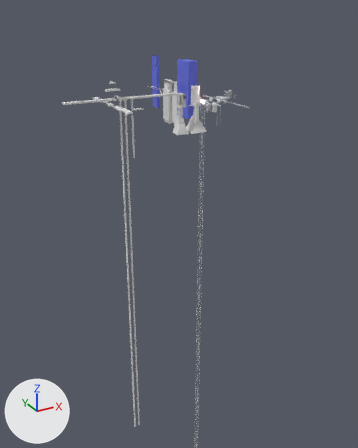
One commit to the FBX model Assets/Props.fbx: the scene before it, then after it.
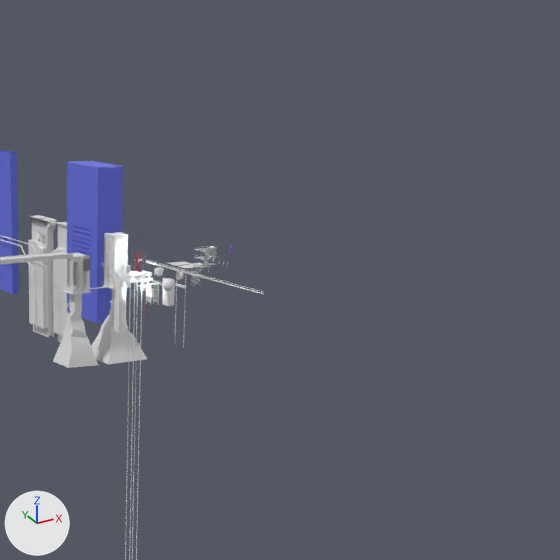
Old and new are each drawn whole from a camera (50 mm lens) standing at (-6863.0, -11555.0, 2325.0) and looking at (-552.0, -80.0, -3413.0) and again close up on the part from 43% to 100% of the width and 0% to 46% of the height. The lights are fixed; the arrows at lower left show +X, +Y and +Z. The older version's two pictures come first. Objects named as collision shapes, trigger or cutter boxes, shadow casters or lower levels of detail are left out. Where no turn or scale is listed for an object, it has been applied to the vertices.

Names of what the first close-up shows: 'Background_ScaffoldEndless', 'CityVerticalLEDSign', 'City_LargeFanCase', 'SkyScraperBarrierOpening', 'SkyScraperStilts', 'SkyScraperStilts2', 'SkyScraperWall', 'SkyScraperWallSecretOpening' and 17 more.
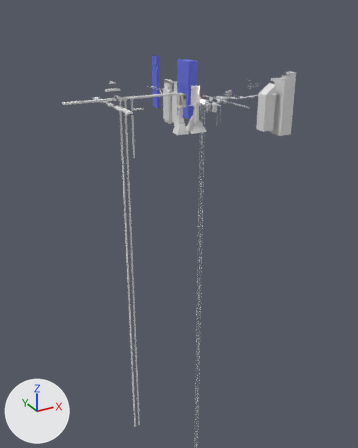
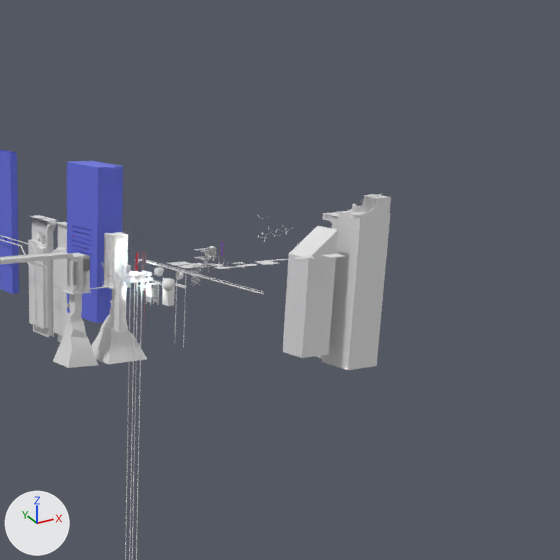
Changed parts and their boxes (x1, y1, x2, y2) in the close-ups (560 x 560 px):
'CityDeconstructedBuilding', added
    after: (316, 194, 391, 370)
'CityLargeSlantedRoof', added
    after: (283, 226, 338, 358)
'WoodenBoardFloorHole3', added
    after: (255, 259, 288, 265)
'WoodenBoardFloorHole', added
    after: (215, 264, 257, 269)
'WoodenBoardFloorHole2.001', added
    after: (321, 253, 344, 258)
'CityVerticalLEDSign', moved
    before: (230, 241, 232, 256)
    after: (221, 242, 224, 257)
'WoodenBoardFloorHole2', added
    after: (292, 256, 314, 261)

The change, as a list of edits to the scene's bpy script:
```text
Add me_cube_079:
    me_cube_079.from_pydata(...)  # 84 vertices, 66 faces; spans x -165.0..132.0, y -76.0..59.0, z -28.0..1.0
Add me_cube_128_1:
    me_cube_128_1.from_pydata(...)  # 146 vertices, 106 faces; spans x -195.0..288.0, y -57.0..61.0, z -16.0..7.0
Add me_cube:
    me_cube.from_pydata([(-188.0, -172.0, -1110.0), (-188.0, 172.0, -1110.0), (176.0, -172.0, -1110.0), (176.0, -172.0, 215.0), (176.0, 172.0, -1110.0), (176.0, 172.0, 215.0), (-188.0, -172.0, -51.0), (-188.0, 172.0, -51.0)], [], [(4, 5, 3, 2), (0, 6, 7, 1), (1, 4, 2, 0), (1, 7, 5, 4), (3, 5, 7, 6), (2, 3, 6, 0)])
Add me_cube_091:
    me_cube_091.from_pydata(...)  # 178 vertices, 143 faces; spans x -72.0..348.0, y -121.0..104.0, z -13.0..3.0
Add me_cube_139:
    me_cube_139.from_pydata(...)  # 432 vertices, 352 faces; spans x -190.0..309.0, y -305.0..321.0, z -1305.0..527.0
Add me_cube_084:
    me_cube_084.from_pydata(...)  # 84 vertices, 64 faces; spans x -129.0..132.0, y -124.0..59.0, z -1.0..1.0
Change ob_cityverticalledsign:
    ob_cityverticalledsign.location: (1414.0, 112.0, 146.0) -> (1305.0, 112.0, 146.0)
Add ob_woodenboardfloorhole2:
    ob_woodenboardfloorhole2 = bpy.data.objects.new('WoodenBoardFloorHole2', me_cube_079)
    ob_woodenboardfloorhole2.location = (2060.0, -276.0, 55.0)
Add ob_woodenboardfloorhole:
    ob_woodenboardfloorhole = bpy.data.objects.new('WoodenBoardFloorHole', me_cube_128_1)
    ob_woodenboardfloorhole.location = (1104.0, -354.0, 55.0)
Add ob_citylargeslantedroof:
    ob_citylargeslantedroof = bpy.data.objects.new('CityLargeSlantedRoof', me_cube)
    ob_citylargeslantedroof.location = (2505.0, 145.0, 48.0)
Add ob_woodenboardfloorhole3:
    ob_woodenboardfloorhole3 = bpy.data.objects.new('WoodenBoardFloorHole3', me_cube_091)
    ob_woodenboardfloorhole3.location = (1518.0, -310.0, 55.0)
Add ob_citydeconstructedbuilding:
    ob_citydeconstructedbuilding = bpy.data.objects.new('CityDeconstructedBuilding', me_cube_139)
    ob_citydeconstructedbuilding.location = (2989.0, 133.0, 79.0)
Add ob_woodenboardfloorhole2_001:
    ob_woodenboardfloorhole2_001 = bpy.data.objects.new('WoodenBoardFloorHole2.001', me_cube_084)
    ob_woodenboardfloorhole2_001.location = (2416.0, -276.0, 55.0)
```
